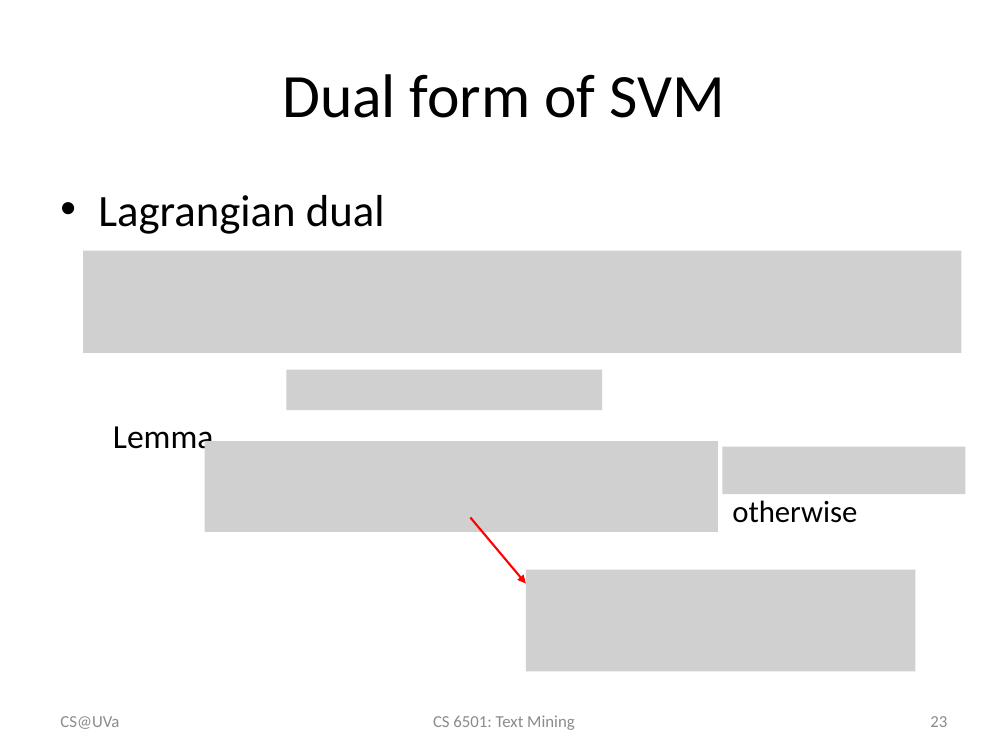
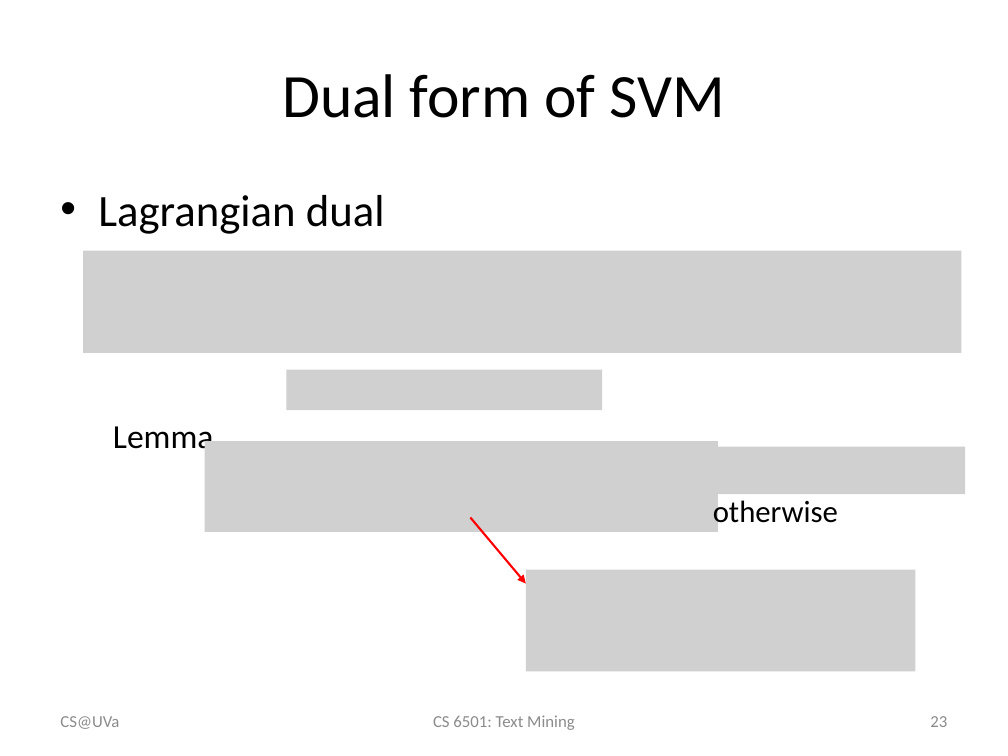
Before and after one commit to wang296/CS6501-Text-Mining, a slide deck: slide 23 of docs/svm.pptx. Drawn at 1008x756 pixels with LibreOffice and Linux fonts; fonts in the diff are those of the drawing; grey boxes stand for pictures. Boxes give left, top, right and bottom in pixels: in the first picture for what was removed or moved away, otherwise in the second. Text is boxed around its words. In the diff, an @@ line names an element or a change of style, - is before the commit and + after.

```diff
--- a/docs/svm.pptx
+++ b/docs/svm.pptx
@@ picture: place and size @@
-picture at box(723, 447, 966, 494)
+picture at box(704, 447, 965, 494)
@@ text "otherwise" rewrapped from box(732, 500, 857, 523) to box(713, 496, 838, 530) @@
```
Also in this commit, not shown: 10 other slides changed, 1 slide added, 2 other files.
